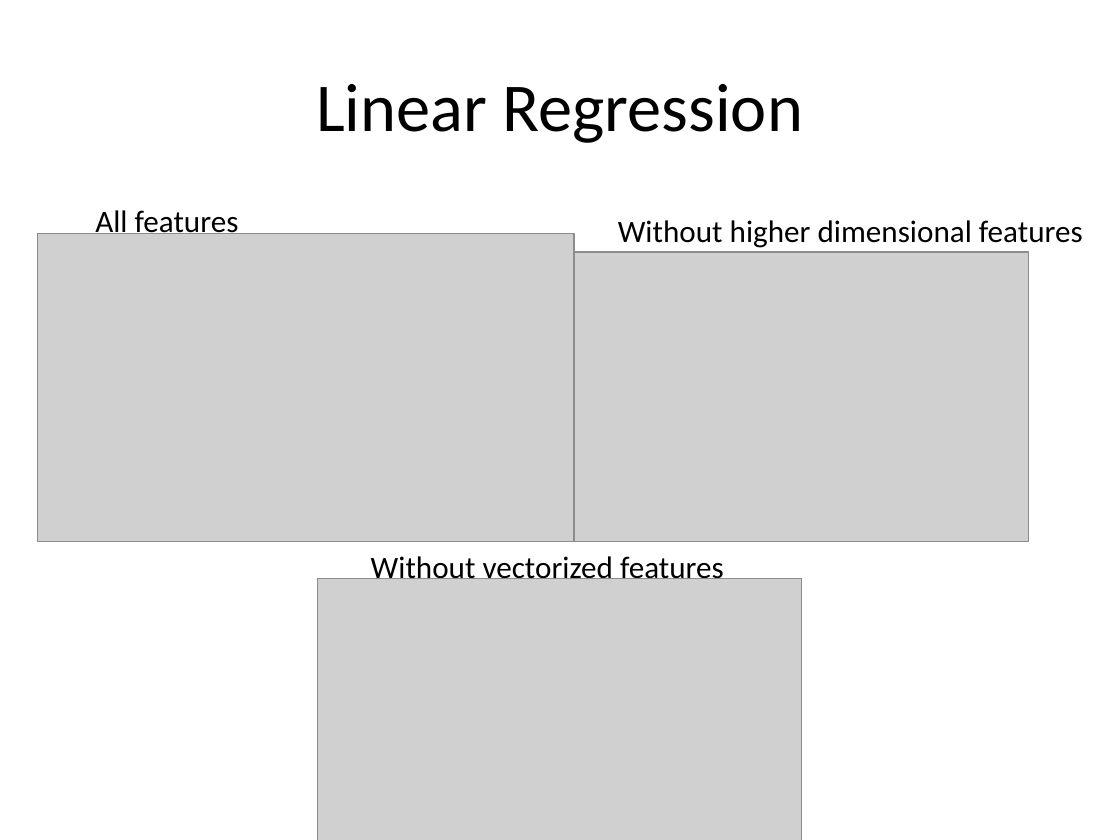
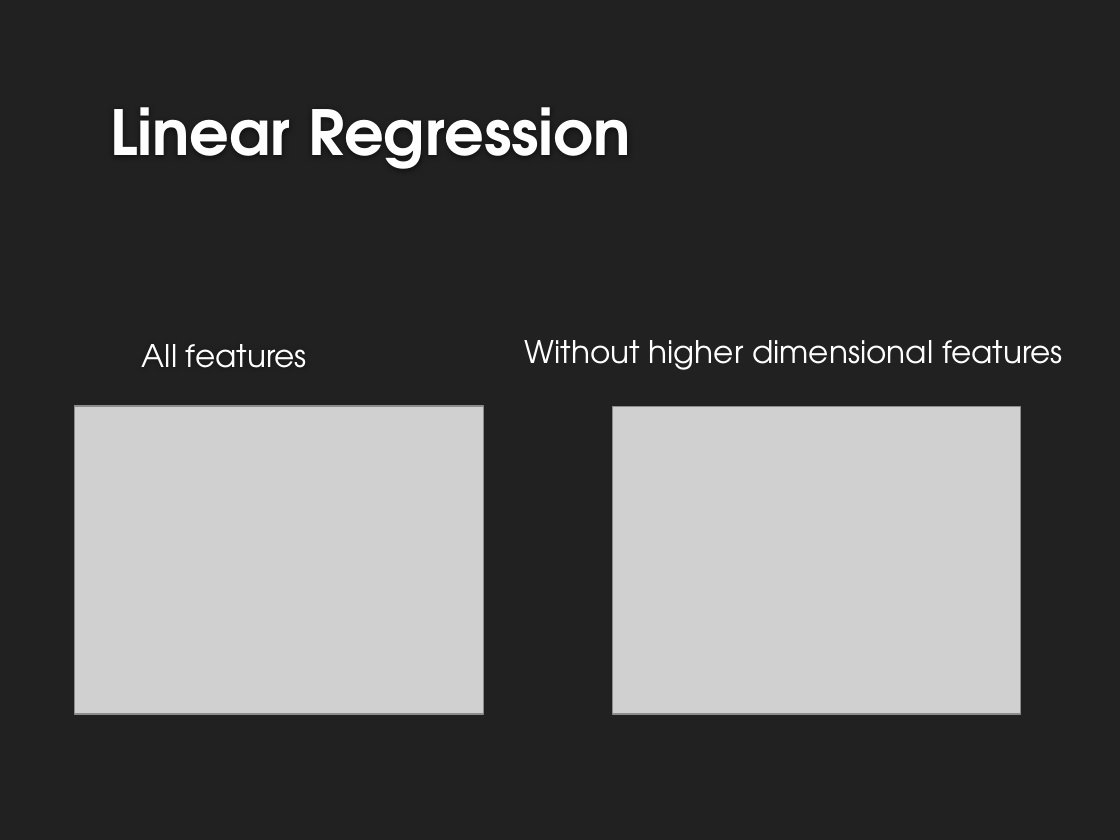
Before and after one commit to ayusharyal1/5DBMinds, a slide deck: slide 17 of project_presentation/Final - Dec 9.pptx (slide 18 before the commit). Drawn at 1120x840 pixels with LibreOffice and Linux fonts; fonts in the diff are those of the drawing; grey boxes stand for pictures; background and template pictures are left out. Boxes give left, top, right and bottom in pixels: in the first picture for what was removed or moved away, otherwise in the second. Text is boxed around its words. In the diff, an @@ line names an element or a change of style, - is before the commit and + after.

```diff
--- a/project_presentation/Final - Dec 9.pptx
+++ b/project_presentation/Final - Dec 9.pptx
@@ background #FFFFFF to #212121 @@
@@ title "Linear Regression": place and size @@
-title "Linear Regression" at (316,84,803,143)
+title "Linear Regression" at (110,107,631,169)
@@ title "Linear Regression" at (110,107,631,169): size 44 to 40 pt, font Calibri to TeX Gyre Adventor, text colour #000000 to #FEFEFE, bold on; alignment centre to left; vertical alignment middle to bottom @@
@@ text "All features": place and size @@
-text "All features" at (95,210,239,240)
+text "All features" at (142,344,307,368)
@@ text "All features" at (142,344,307,368): font Calibri to TeX Gyre Adventor, text colour #000000 to #FFFFFF; more space between paragraphs; vertical alignment top to middle @@
@@ text "Without higher dimensional features": place and size @@
-text "Without higher dimensional features" at (618,220,1083,248)
+text "Without higher dimensional features" at (525,340,1063,370)
@@ text "Without higher dimensional features" at (525,340,1063,370): font Calibri to TeX Gyre Adventor, text colour #000000 to #FFFFFF @@
@@ picture: place and size @@
-picture at (37,233,573,541)
+picture at (75,405,484,713)
@@ picture: place and size @@
-picture at (573,252,1028,541)
+picture at (613,407,1020,715)
@@ text removed at (371,556,724,585) @@
-Without vectorized features
@@ picture removed at (317,579,801,840) @@
```
Also in this commit, not shown: 26 other slides changed, 1 slide added, 2 slides removed, 9 other files.
